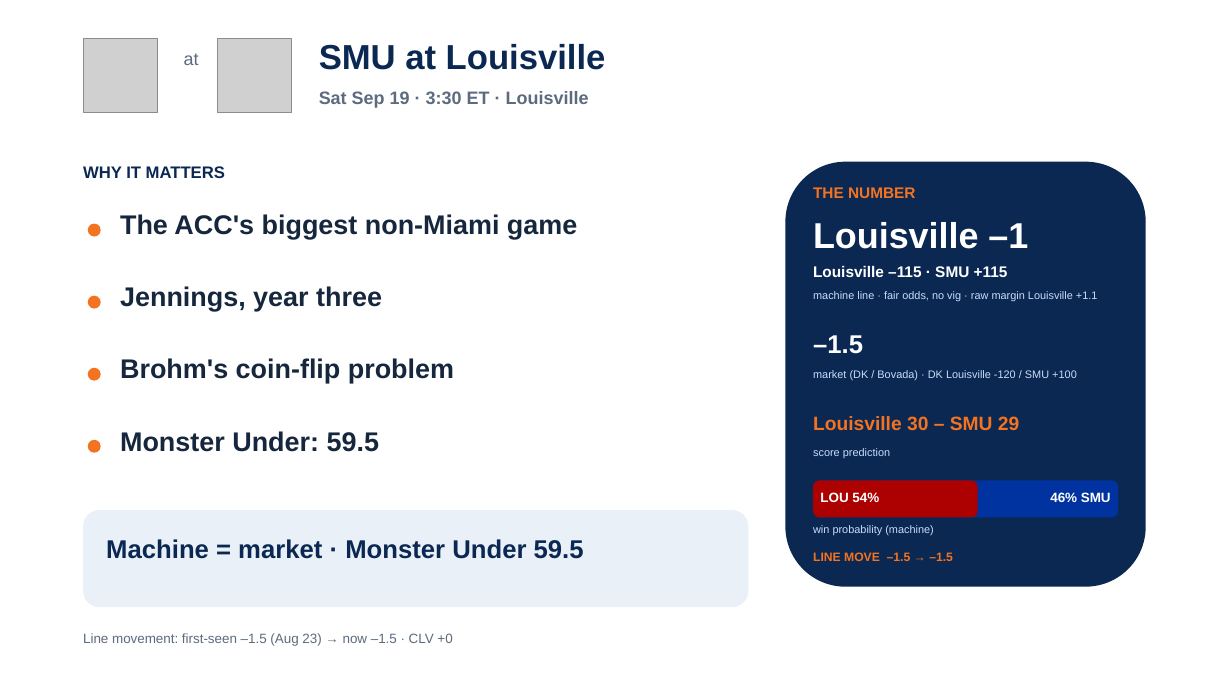
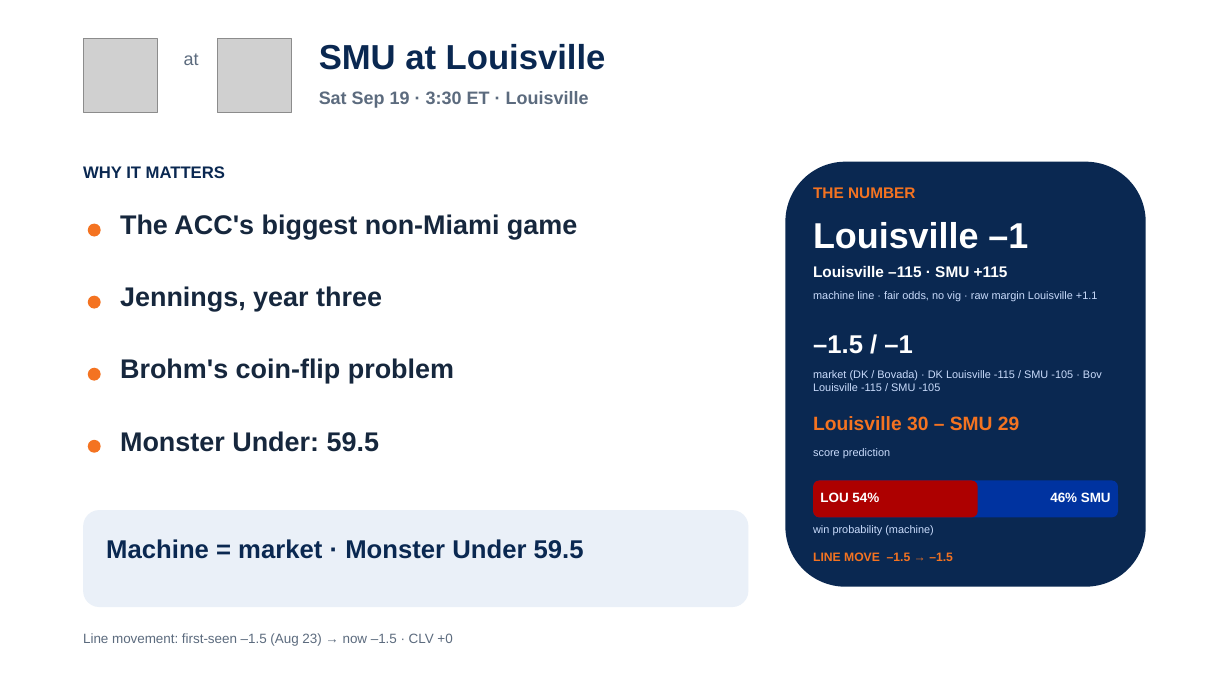
Before and after one commit to lucasalvarezflorida-lab/ncaa-fbs-analytics, a slide deck: slide 9 of decks/2026_Week3_Episode4.pptx. Drawn at 1232x693 pixels with LibreOffice and Linux fonts; fonts in the diff are those of the drawing; grey boxes stand for pictures. Boxes give left, top, right and bottom in pixels: in the first picture for what was removed or moved away, otherwise in the second. Text is boxed around its words. In the diff, an @@ line names an element or a change of style, - is before the commit and + after.

```diff
--- a/decks/2026_Week3_Episode4.pptx
+++ b/decks/2026_Week3_Episode4.pptx
@@ text at (813, 335, 913, 354): text changed @@
-–1.5
+–1.5 / –1
@@ text at (813, 370, 1102, 391): text changed @@
-market (DK / Bovada) · DK Louisville -120 / SMU +100
+market (DK / Bovada) · DK Louisville -115 / SMU -105 · Bov Louisville -115 / SMU -105
```
Also in this commit, not shown: 6 other slides changed, 7 other files.
